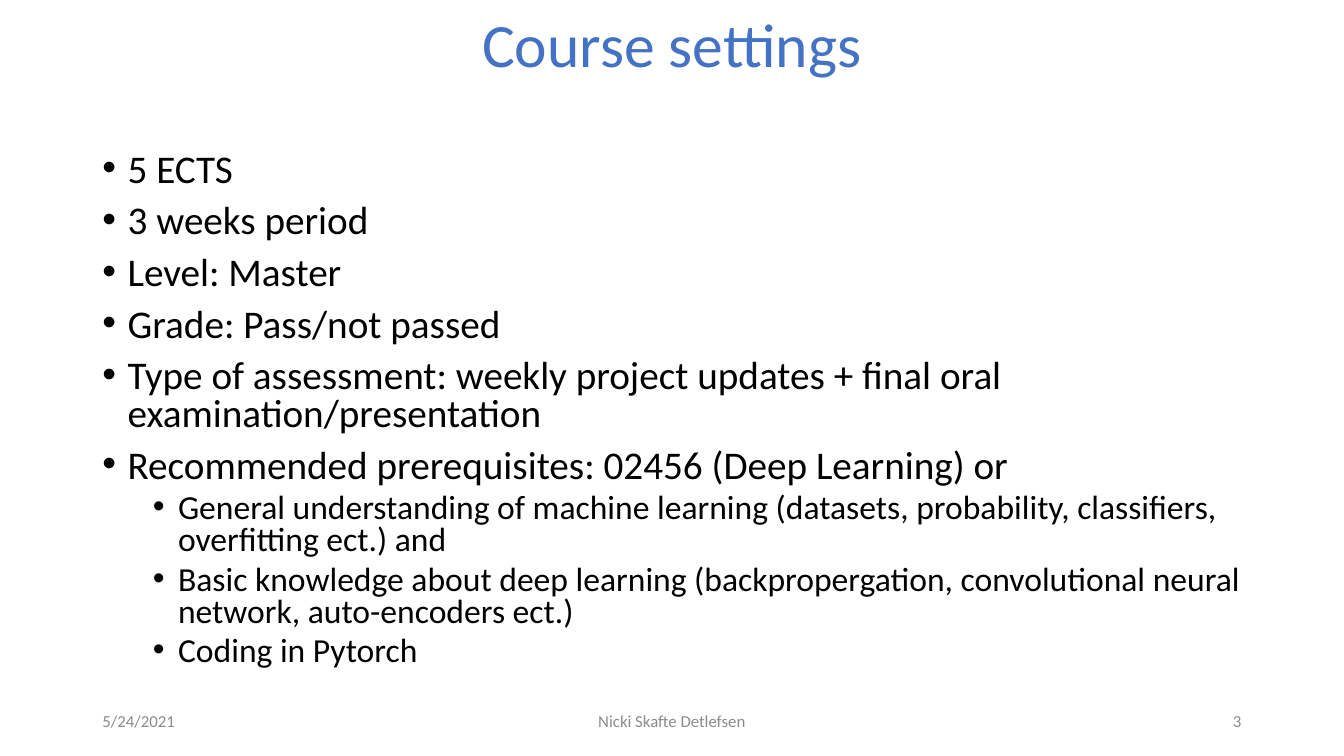
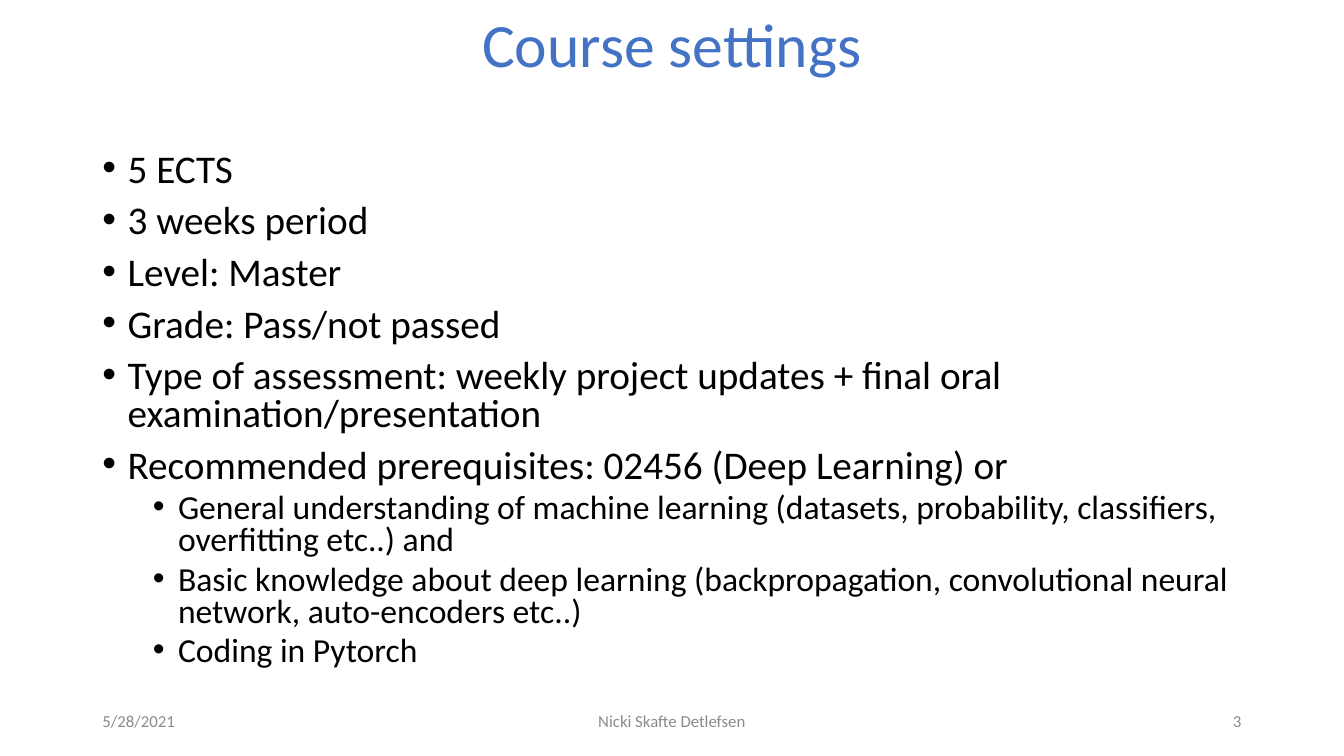
Before and after one commit to DeepEasterbunny/dtu_mlops, a slide deck: slide 3 of 01_introduction/How_autodiff_changed_the_world.pptx. Drawn at 1344x756 pixels with LibreOffice and Linux fonts; fonts in the diff are those of the drawing; background and template pictures are left out. Boxes give left, top, right and bottom in pixels: in the first picture for what was removed or moved away, otherwise in the second. Text is boxed around its words. In the diff, an @@ line names an element or a change of style, - is before the commit and + after.

```diff
--- a/01_introduction/How_autodiff_changed_the_world.pptx
+++ b/01_introduction/How_autodiff_changed_the_world.pptx
@@ text at <box>178,494,1228,628</box>: text changed @@
-  • General understanding of machine learning (datasets, probability, classifiers, overfitting ect.) and
-  • Basic knowledge about deep learning (backpropergation, convolutional neural network, auto-encoders ect.)
+  • General understanding of machine learning (datasets, probability, classifiers, overfitting etc..) and
+  • Basic knowledge about deep learning (backpropagation, convolutional neural network, auto-encoders etc..)
@@ text at <box>102,715,174,728</box>: text changed @@
-5/24/2021
+5/28/2021
```
Also in this commit, not shown: 14 other slides changed, 15 other files.
